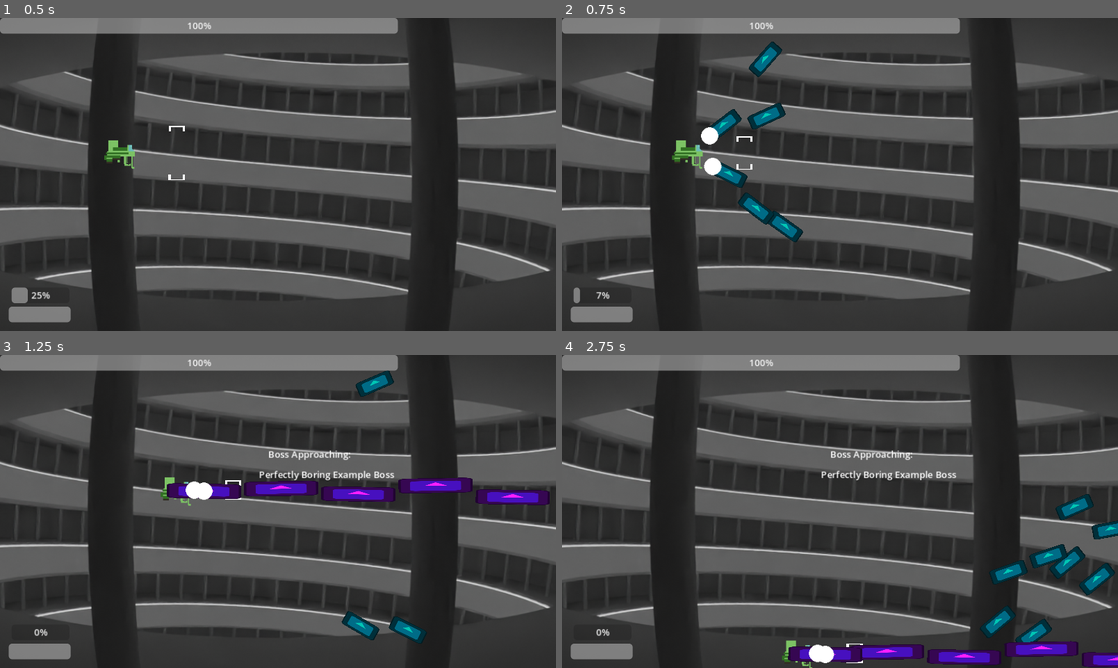
Above: before the commit, frames 1-4 (two rows, left to right).
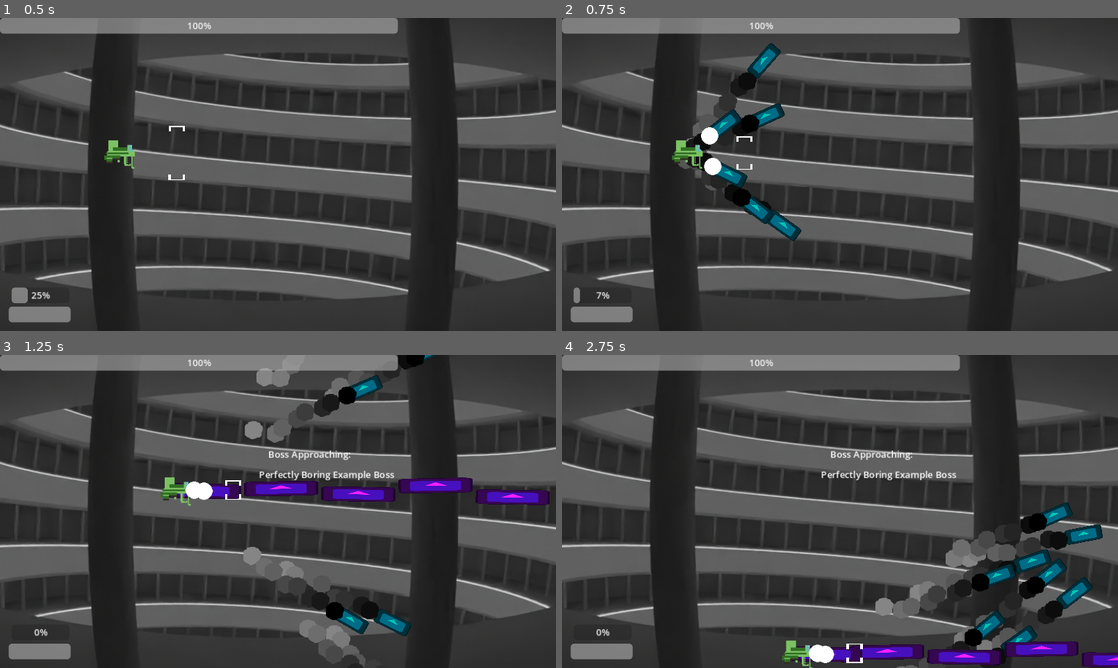
Above: after the commit, the same moments.

Repository: klianc09/bossrushcollab
Game: Godot game, scene res://test.tscn
Two runs of this game, one before a commit and one after it. Both use one fixed random seed, a clock stepped at 60 frames per second and the inputs below. The engine's default icon, where the game draws it, is replaced by a stand-in: a white triangle on a blue panel in a dark square.
Inputs (mouse positions are in pixels of both pictures, inside the frame that each line leads up to):
- Up to frame 1 (0.5 s): no input
- Up to frame 2 (0.75 s): tap Enter at 0.5 s; move the mouse to (962, 158) at 0.52 s; press the mouse at (962, 158) at 0.53 s; hold Right (ui_right) from 0.53 s (still down)
- Up to frame 3 (1.25 s): keep holding Right (ui_right)
- Up to frame 4 (2.75 s): move the mouse to (728, 527) at 1.27 s; release Right (ui_right) at 1.28 s; release the mouse at (728, 527) at 1.28 s; hold Down (ui_down) 1.28-2.03 s; click (728, 527) at 1.35 s; move the mouse to (895, 442) at 2.02 s; press the mouse at (895, 442) at 2.03 s; hold Right (ui_right) from 2.03 s (still down)

Frame 1 is identical in both runs. In frame 2, 1.4% of the frame differs, in the area x 20-44%, y 7-72%; in frame 3, 3.9%; in frame 4, 6.5%, in the area x 40-100%, y 44-100%.

Commit message:
Player bullets are now below enemies and enemy bullets
player bullets z-index is -1
background image z-index is at -10
everything else is currently at 0

Diff:
--- a/player/bullet.tscn
+++ b/player/bullet.tscn
@@ -3,9 +3,11 @@
 [ext_resource type="Texture2D" uid="uid://cdgr20cnd6afm" path="res://icon.svg" id="1_3kebh"]
 [ext_resource type="Script" path="res://base/bullet.gd" id="2_fu2gb"]
 
-[sub_resource type="CircleShape2D" id="CircleShape2D_bcqhh"]
+[sub_resource type="RectangleShape2D" id="RectangleShape2D_8ivej"]
+size = Vector2(117, 20)
 
 [node name="bullet" type="Area2D" groups=["p_bullet"]]
+z_index = -1
 collision_layer = 2
 collision_mask = 4
 script = ExtResource("2_fu2gb")
@@ -18,4 +20,5 @@
 texture = ExtResource("1_3kebh")
 
 [node name="CollisionShape2D" type="CollisionShape2D" parent="."]
-shape = SubResource("CircleShape2D_bcqhh")
+position = Vector2(-0.5, 0)
+shape = SubResource("RectangleShape2D_8ivej")
--- a/player/missile.tscn
+++ b/player/missile.tscn
@@ -1,12 +1,32 @@
-[gd_scene load_steps=2 format=3 uid="uid://cisjfcklwbce0"]
+[gd_scene load_steps=5 format=3 uid="uid://cisjfcklwbce0"]
 
 [ext_resource type="PackedScene" uid="uid://mojmo8rgwryg" path="res://player/bullet.tscn" id="1_j4dbw"]
+[ext_resource type="Texture2D" uid="uid://dha5y6gu5hj8e" path="res://player/gfx/ex_smoke.png" id="2_7sshd"]
+
+[sub_resource type="RectangleShape2D" id="RectangleShape2D_sl1xv"]
+size = Vector2(58, 20)
+
+[sub_resource type="Gradient" id="Gradient_hslml"]
 
 [node name="missile" instance=ExtResource("1_j4dbw")]
-maxLifetime = 2.0
+maxLifetime = 3.0
 homing = true
-speedup = 100
+speedup = -100
 
 [node name="sprite" parent="." index="0"]
 modulate = Color(0, 0.774915, 0.705017, 1)
 scale = Vector2(0.5, 0.2)
+
+[node name="CollisionShape2D" parent="." index="1"]
+position = Vector2(0, 0)
+shape = SubResource("RectangleShape2D_sl1xv")
+
+[node name="CPUParticles2D" type="CPUParticles2D" parent="." index="2"]
+position = Vector2(-29, 0)
+lifetime = 0.2
+texture = ExtResource("2_7sshd")
+direction = Vector2(-1, 0)
+gravity = Vector2(0, 0)
+initial_velocity_min = 95.24
+initial_velocity_max = 95.24
+color_ramp = SubResource("Gradient_hslml")
--- a/test.tscn
+++ b/test.tscn
@@ -14,6 +14,7 @@
 bosses = Array[PackedScene]([ExtResource("6_mstoc"), ExtResource("5_16l7w"), ExtResource("4_74lfw")])
 
 [node name="BgTowerThing" type="Sprite2D" parent="."]
+z_index = -10
 position = Vector2(480, 270)
 scale = Vector2(1.26242, 1.26242)
 texture = ExtResource("4_122uy")
